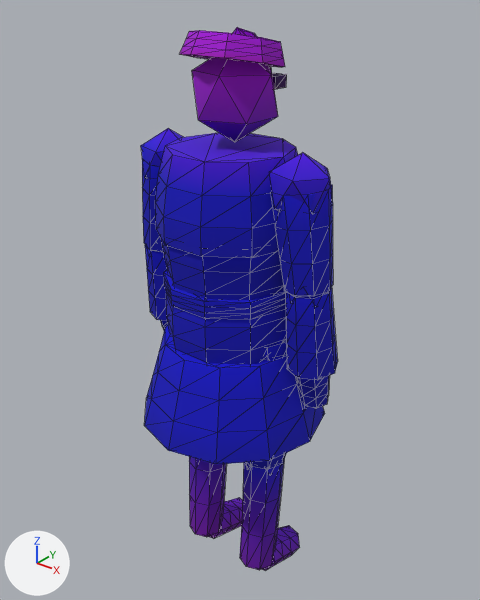
Renders of the glTF model assets/kit/skel_sexton.glb from each side of a commit.
Rendered twice from a camera (50 mm lens) standing at (1.104, -1.344, 1.868) and looking at (-0.021, 0.062, 0.997). The lights are fixed; the arrows at lower left show +X, +Y and +Z. The picture after the commit comes second. Mesh edges are drawn as thin lines. Vertices at exactly the same position are counted once.

The first picture shows 'sexton'.
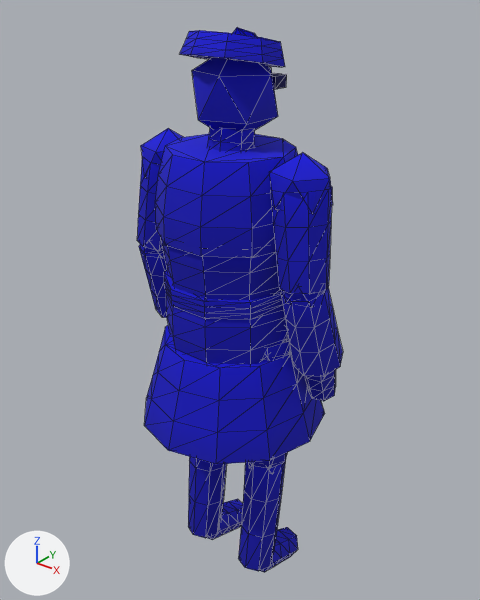
Boxes (x1, y1, x2, y2) around the edits, measured in the pictures (480 x 600 px; the box of a moved part takes in the faces that stretch with it):
'sexton', reshaped
    before: (141, 27, 338, 571)
    after: (137, 27, 343, 572)
part 1 of me_sexton, moved or reshaped
    before: (142, 159, 338, 503)
    after: (137, 128, 343, 503)
part 2 of me_sexton, recoloured
    both: (142, 27, 337, 571)

Diff of the bpy script that builds the scene:
```diff
--- a/assets/kit/skel_sexton.glb.py
+++ b/assets/kit/skel_sexton.glb.py
@@ me_sexton @@
 # used by ob_sexton; location = (0.0, 0.0, 0.0)
-me_sexton.from_pydata(...)  # 820 vertices, 1512 faces; spans x -0.34..0.34, y -0.29..0.29, z -0.02..1.76
+me_sexton.from_pydata(...)  # 848 vertices, 1564 faces; spans x -0.35..0.34, y -0.29..0.29, z -0.02..1.76
+# me_sexton part 1: 263 vertices moved from x -0.34..0.34, y -0.08..0.09, z 0.45..1.41 to x -0.35..0.34, y -0.09..0.12, z 0.45..1.49; 36 vertices removed from x -0.34..0.26, y -0.04..0.1, z 0.52..1.06; 64 vertices added at x -0.32..0.26, y -0.07..0.1, z 0.52..1.53
+# me_sexton part 2: 665 kept faces spanning x -0.35..0.34, y -0.18..0.19, z -0.02..1.76 get new vertex colours
+# other edits to the shape of me_sexton do not show in these pictures
 me_sexton.materials.append(mat_m_robe)
```
